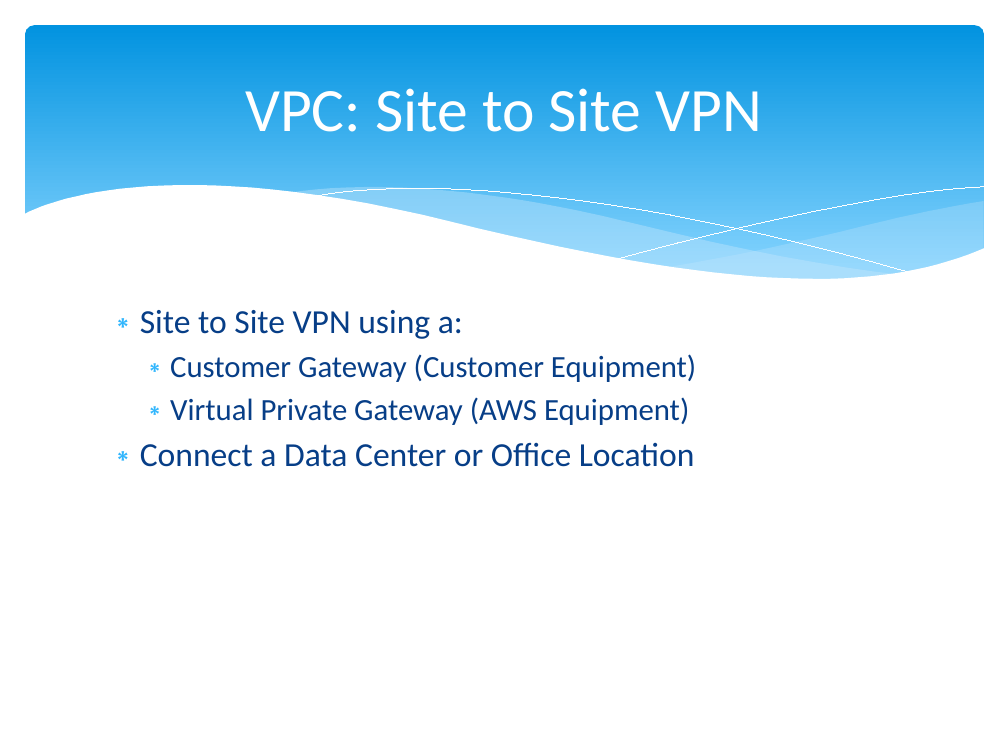
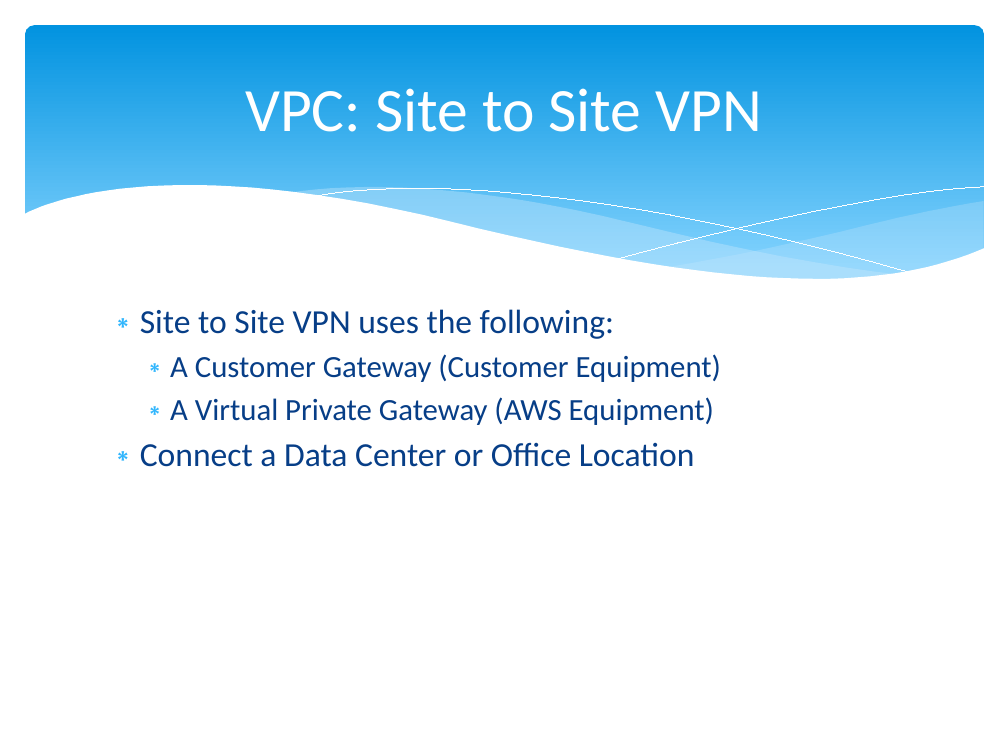
Before and after one commit to cloudavail/awstraining, a slide deck: slide 19 of aws-vpc/aws-vpc.pptx. Drawn at 1008x756 pixels with LibreOffice and Linux fonts; fonts in the diff are those of the drawing. Boxes give left, top, right and bottom in pixels: in the first picture for what was removed or moved away, otherwise in the second. Text is boxed around its words. In the diff, an @@ line names an element or a change of style, - is before the commit and + after.

```diff
--- a/aws-vpc/aws-vpc.pptx
+++ b/aws-vpc/aws-vpc.pptx
@@ text at bbox=[140, 309, 721, 425]: text changed @@
-∗ Site to Site VPN using a:
-  ∗ Customer Gateway (Customer Equipment)
-  ∗ Virtual Private Gateway (AWS Equipment)
+∗ Site to Site VPN uses the following:
+  ∗ A Customer Gateway (Customer Equipment)
+  ∗ A Virtual Private Gateway (AWS Equipment)
```
Also in this commit, not shown: 7 other slides changed.
